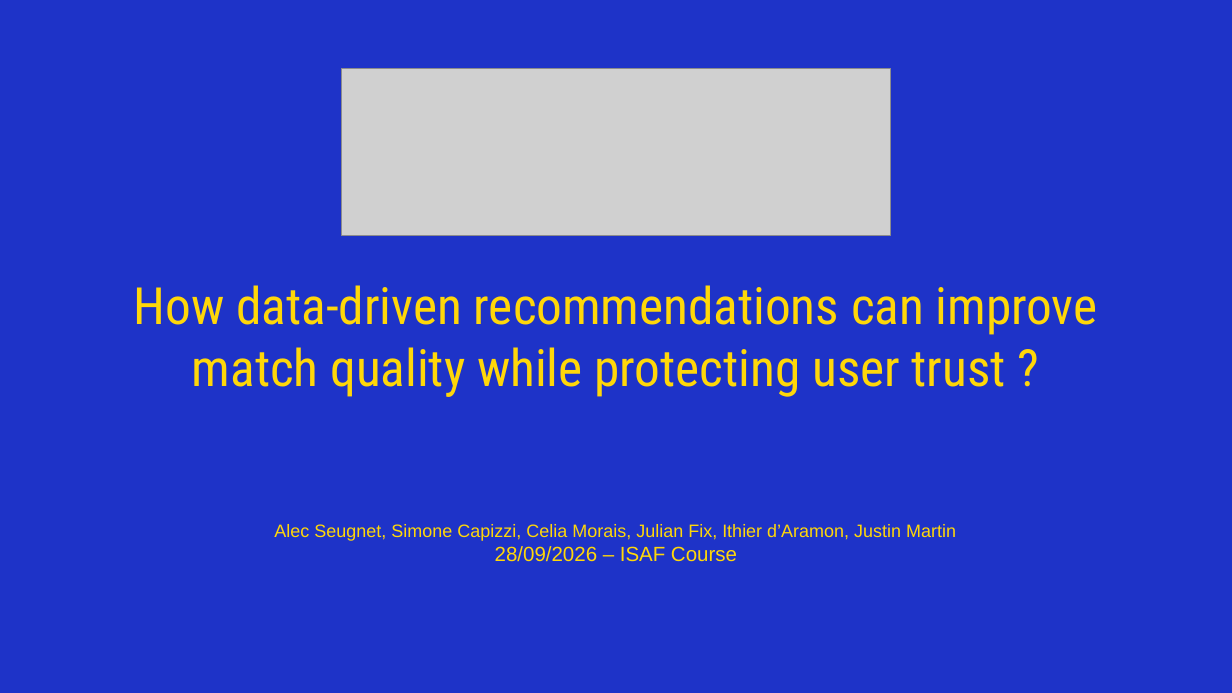
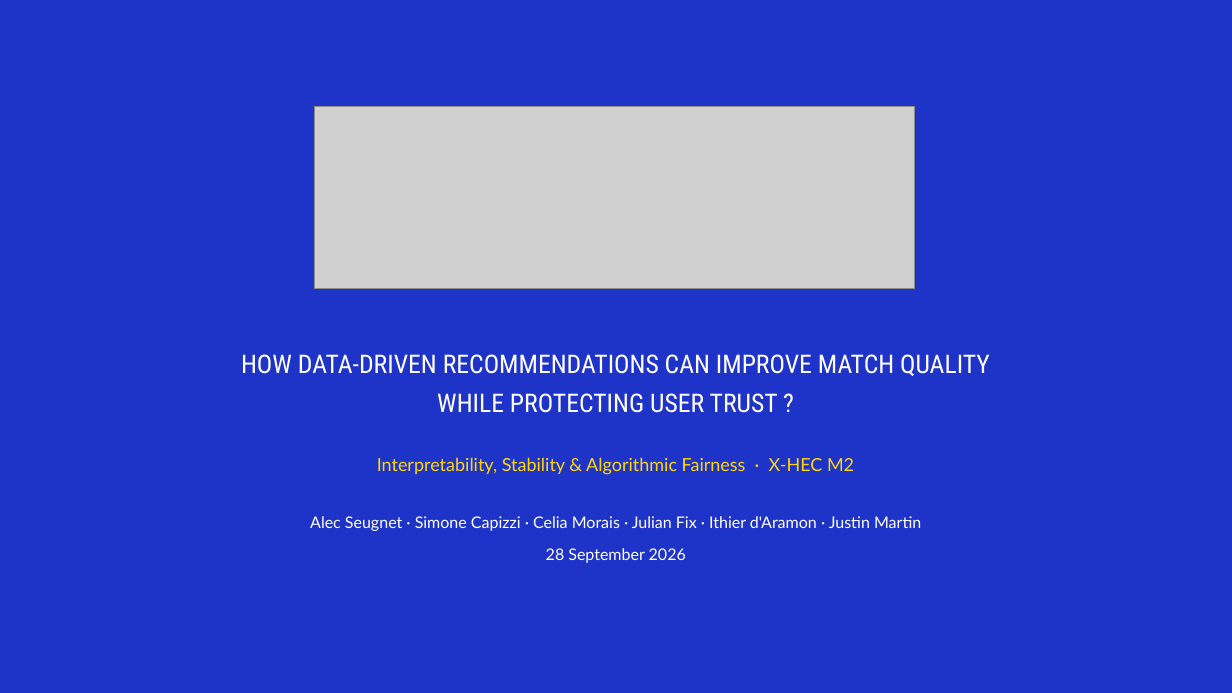
Before and after one commit to ithierda/isaf-group-rito-mitsouka, a slide deck: slide 1 of docs/ISAF Project - Rito Mitsouka.pptx. Drawn at 1232x693 pixels with LibreOffice and Linux fonts; fonts in the diff are those of the drawing; grey boxes stand for pictures. Boxes give left, top, right and bottom in pixels: in the first picture for what was removed or moved away, otherwise in the second. Text is boxed around its words. In the diff, an @@ line names an element or a change of style, - is before the commit and + after.

```diff
--- a/docs/ISAF Project - Rito Mitsouka.pptx
+++ b/docs/ISAF Project - Rito Mitsouka.pptx
@@ background #FFFFFF to #1E33C8 @@
@@ rectangle removed at [0, 0, 1232, 693] @@
@@ picture: place and size @@
-picture at [341, 68, 891, 236]
+picture at [314, 106, 915, 288]
@@ text "HOW DATA-DRIVEN RECOMMENDATIONS CAN IMPROVE ..." at [241, 354, 990, 413]: vertical alignment top to middle @@
@@ text at [241, 354, 990, 413]: text changed; size 40 to 20 pt; font Arial to Roboto Condensed; text colour #FFD709 to #FFFFFF @@
-How data-driven recommendations can improve match quality while protecting user trust ?
-Alec Seugnet, Simone Capizzi, Celia Morais, Julian Fix, Ithier d’Aramon, Justin Martin
-28/09/2026 – ISAF Course
+HOW DATA-DRIVEN RECOMMENDATIONS CAN IMPROVE MATCH QUALITY
+WHILE PROTECTING USER TRUST ?
@@ text added at [377, 457, 854, 475], 14 pt, text #FFD709 @@
+Interpretability, Stability & Algorithmic Fairness · X-HEC M2
@@ text added at [310, 516, 921, 531], 12.5 pt, text #FFFFFF @@
+Alec Seugnet · Simone Capizzi · Celia Morais · Julian Fix · Ithier d'Aramon · Justin Martin
@@ text added at [546, 548, 686, 563], 12.5 pt, text #FFFFFF @@
+28 September 2026
```
Also in this commit, not shown: 21 slides added, 13 slides removed, 3 other files.
